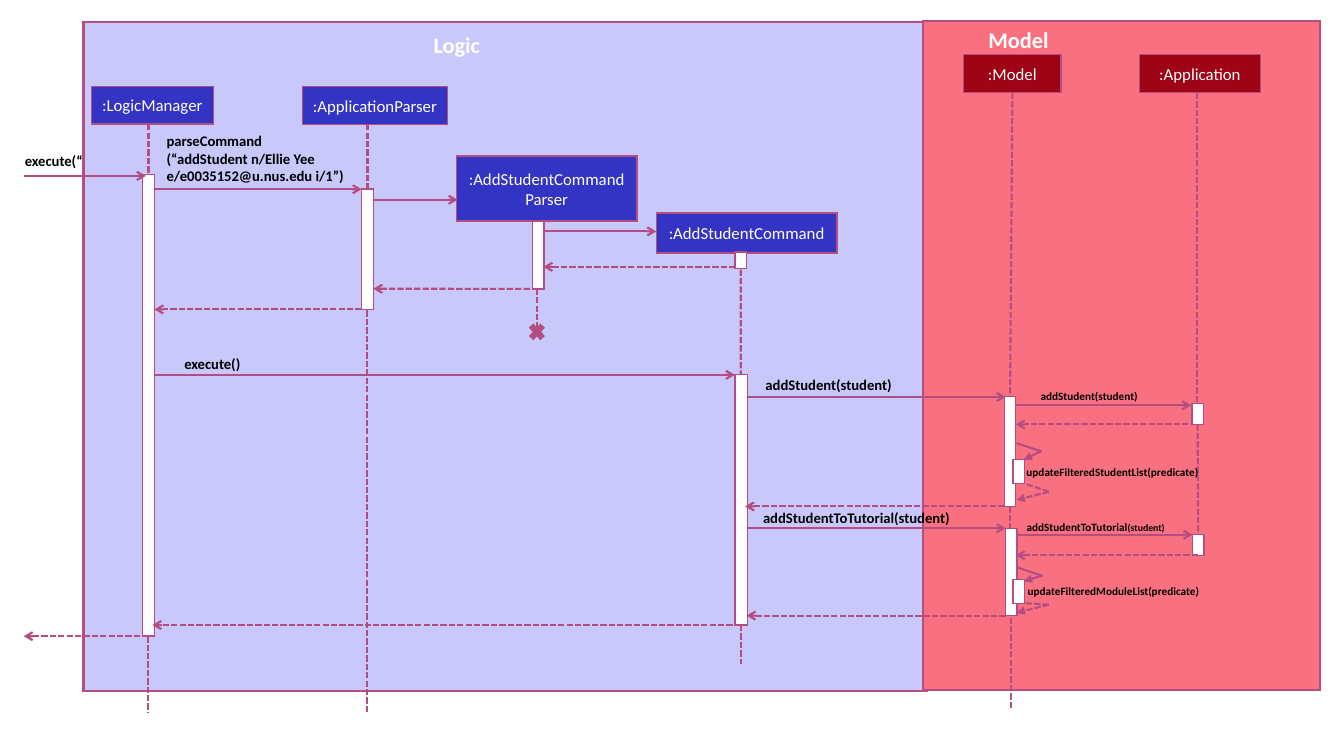
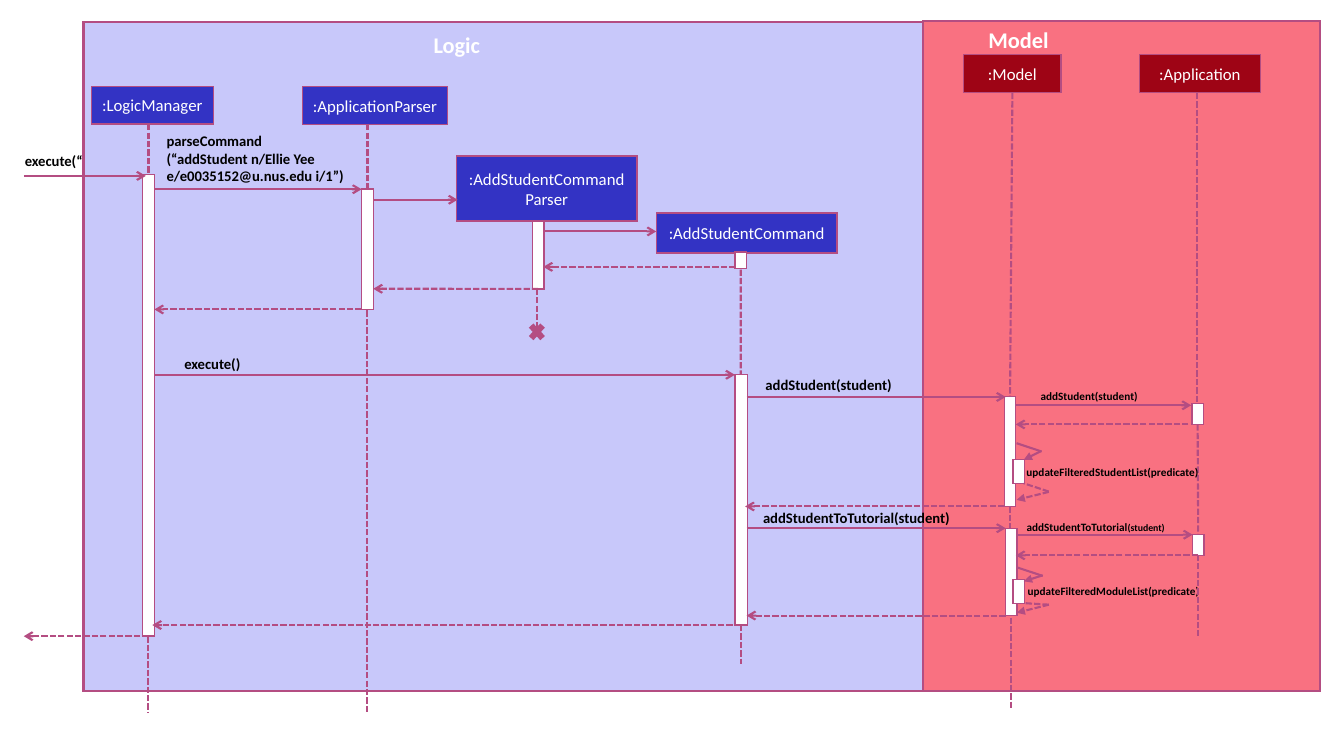
Before and after one commit to AY1920S1-CS2103-T14-2/main, a slide deck: slide 1 of docs/diagrams/AddStudentCommandSequenceDiagram.pptx. Drawn at 1344x756 pixels with LibreOffice and Linux fonts; fonts in the diff are those of the drawing. Boxes give left, top, right and bottom in pixels: in the first picture for what was removed or moved away, otherwise in the second. Text is boxed around its words. In the diff, an @@ line names an element or a change of style, - is before the commit and + after.

```diff
--- a/docs/diagrams/AddStudentCommandSequenceDiagram.pptx
+++ b/docs/diagrams/AddStudentCommandSequenceDiagram.pptx
@@ line added from (1199, 555) to (1199, 636), #B44D82 1.5 pt dashed @@
```
Also in this commit, not shown: 4 other files.
